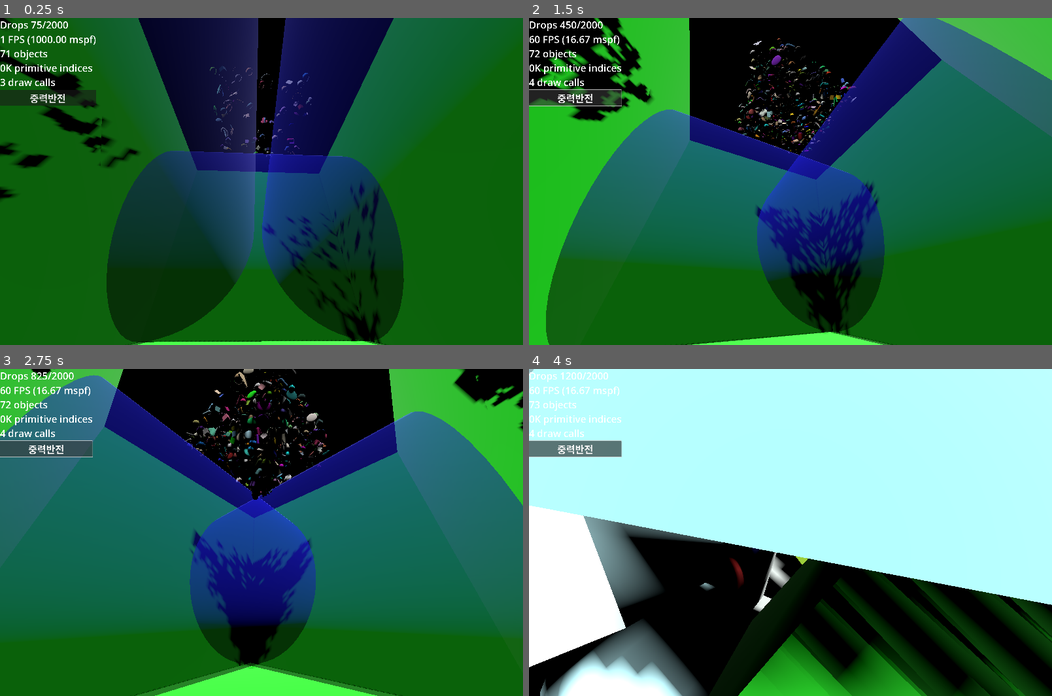
Above: before the commit, frames 1-4 (two rows, left to right).
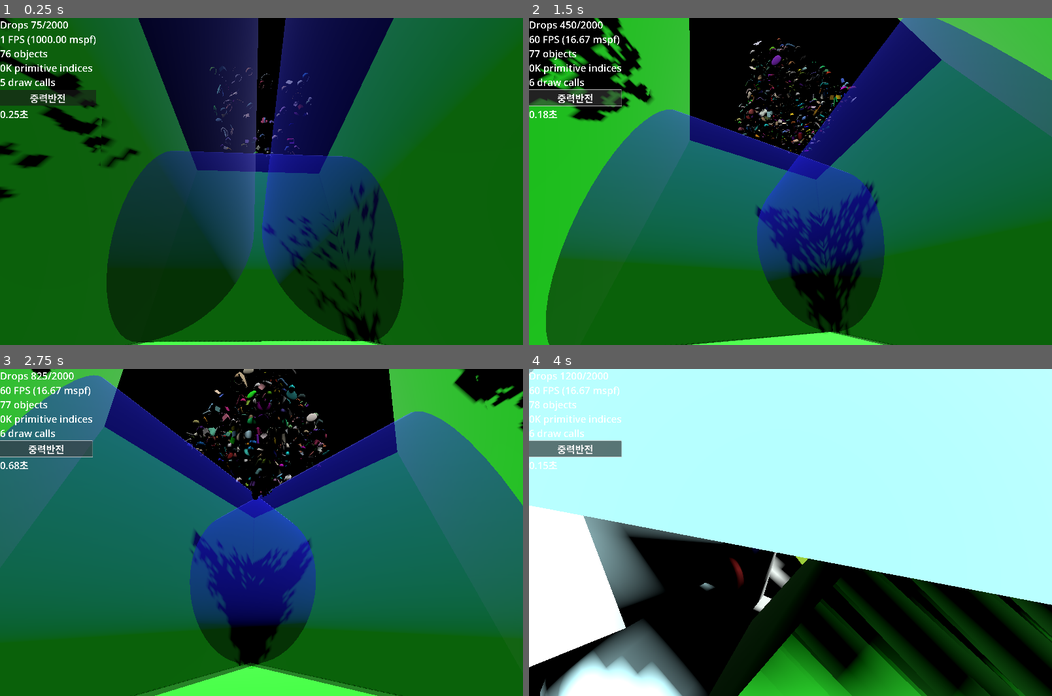
Above: after the commit, the same moments.

Repository: kasworld/gd4hourglass
Game: Godot game, scene res://main.tscn
Same seed, same stepped clock (60 frames per second), same inputs: the game is played once before the commit and once after it.
Inputs (mouse positions are in pixels of both pictures, inside the frame that each line leads up to):
- Up to frame 1 (0.25 s): no input
- Up to frame 2 (1.5 s): click "중력반전" at 0.5 s; click "중력반전" at 1.25 s
- Up to frame 3 (2.75 s): click "중력반전" at 2 s
- Up to frame 4 (4 s): tap Enter at 2.75, 2.85, 3.6 s; move the mouse to (905, 516) at 2.77 s; click (905, 516) at 2.92 s; tap Space at 3.02, 3.77 s; move the mouse to (685, 548) at 3.52 s; click (685, 548) at 3.67 s

The runs differ from the first frame. In frame 1, less than 0.1% of the frame differs, in the area x 0-23%, y 9-63%; in frame 2, less than 0.1%; in frame 3, less than 0.1%, in the area x 0-38%, y 9-31%; in frame 4, less than 0.1%.

Commit message:
add drop_dur

Diff:
--- a/main.gd
+++ b/main.gd
@@ -1,9 +1,10 @@
 extends Node3D
 
 const MaxDrop = 2000
-
+var drop_dur :float
 func _ready() -> void:
 	reset_camera_pos()
+	drop_dur = Time.get_unix_time_from_system()
 
 func add_drops() -> void:
 	$DropContainer.add_child(rand_pos_rot(
@@ -51,6 +52,7 @@
 		add_drops()
 
 func update_label() -> void:
+	$"왼쪽패널/LabelTime".text = "%.2f초" % [ Time.get_unix_time_from_system() - drop_dur]
 	$"왼쪽패널/LabelDrops".text = "Drops %s/%s" %[$DropContainer.get_child_count(), MaxDrop ]
 	$"왼쪽패널/LabelPerformance".text = """%d FPS (%.2f mspf)
 %d objects
@@ -105,3 +107,4 @@
 	# Set the default gravity direction to `Vector3(0, -1, 0)`.
 	#PhysicsServer3D.area_set_param(get_viewport().find_world_3d().space, PhysicsServer3D.AREA_PARAM_GRAVITY_VECTOR, Vector3.DOWN)
 	PhysicsServer3D.area_set_param(get_viewport().find_world_3d().space, PhysicsServer3D.AREA_PARAM_GRAVITY_VECTOR, -current_gravity)
+	drop_dur = Time.get_unix_time_from_system()
--- a/main.tscn
+++ b/main.tscn
@@ -45,6 +45,9 @@
 [node name="중력반전" type="Button" parent="왼쪽패널"]
 layout_mode = 2
 text = "중력반전"
+
+[node name="LabelTime" type="Label" parent="왼쪽패널"]
+layout_mode = 2
 
 [node name="CubeContainer" type="Node3D" parent="."]
 transform = Transform3D(1, 0, 0, 0, 1, 0, 0, 0, 1, 0, 30, 0)
